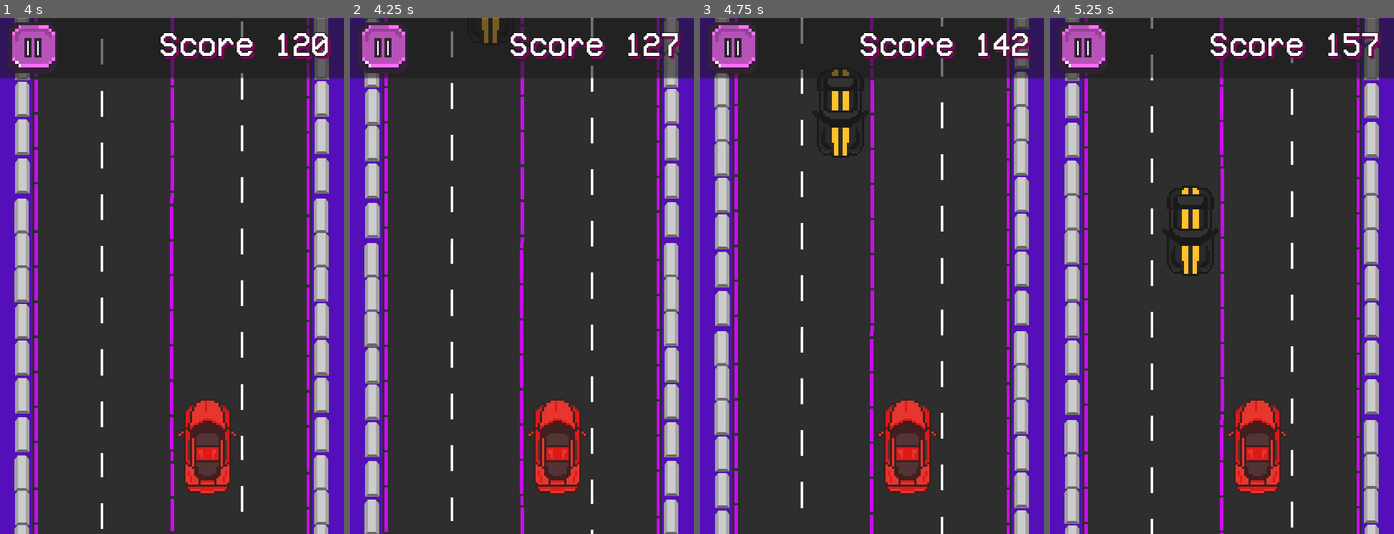
Above: before the commit, frames 1-4 (left to right).
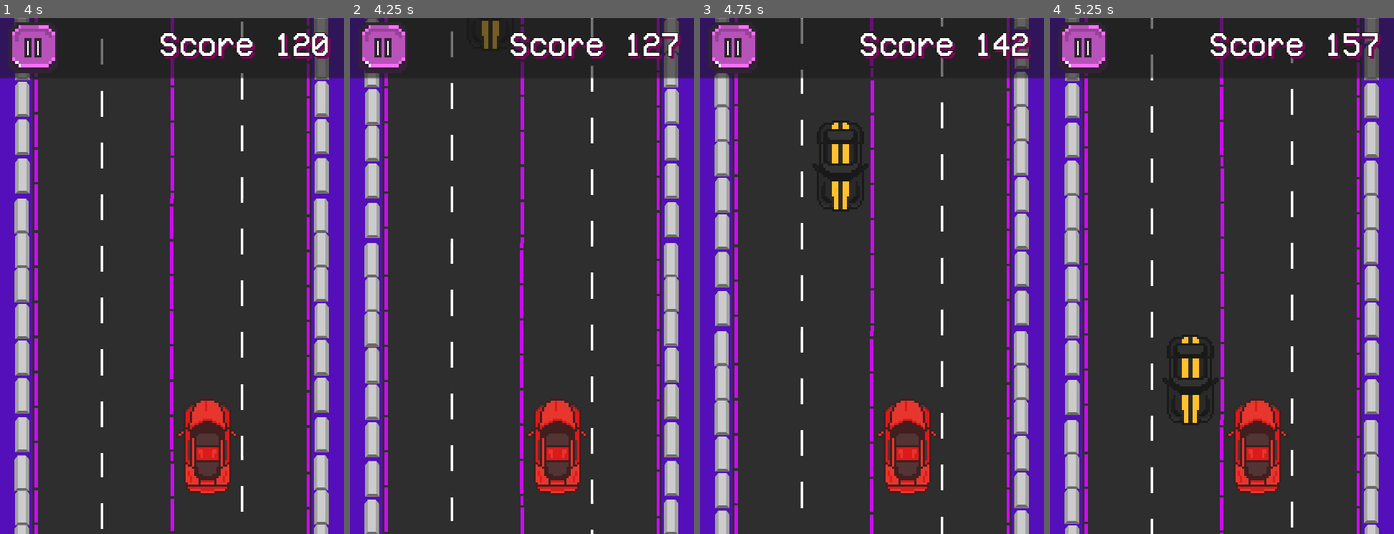
Above: after the commit, the same moments.

Repository: Maxsonin/Race-Game-for-Hackathon
Game: Godot game, scene res://scene/main/main.tscn
The game is run twice, just before and just after one commit, with the same random seed, the same clock (stepped at 60 frames per second) and the same inputs. This scene is started directly instead of the project's main scene.
Inputs:
- Up to frame 1 (4 s): hold D (MoveRight) 0.53-1.28 s; hold A (MoveLeft) 1.28-2.03 s; hold D (MoveRight) 2.03-3.53 s; hold A (MoveLeft) from 3.53 s (still down)
- Up to frame 2 (4.25 s): keep holding A (MoveLeft)
- Up to frame 3 (4.75 s): keep holding A (MoveLeft)
- Up to frame 4 (5.25 s): keep holding A (MoveLeft)

Frame 1 is identical in both runs. In frame 2, less than 0.1% of the frame differs, in the area x 38-44%, y 0-6%; in frame 3, 0.6%; in frame 4, 0.7%, in the area x 38-44%, y 32-79%.

Commit message:
hard

Diff:
--- a/Global/hiscore.cfg
+++ b/Global/hiscore.cfg
@@ -1,3 +1,3 @@
 [game]
 
-hiscore=2725.51
+hiscore=6699.14
--- a/components/move_component.gd
+++ b/components/move_component.gd
@@ -3,10 +3,10 @@
 
 @export var actor: Node2D
 
-var elapsedTime = 0.0
-const INITIAL_SPEED = 100.0
-const SPEED_INCREASE_RATE = 10
-const MAX_SPEED = 2000.0
+var elapsedTime = 0.5
+const INITIAL_SPEED = 50.0
+const SPEED_INCREASE_RATE = 100
+const MAX_SPEED = 9000.0
 var speed = INITIAL_SPEED
 var reachedMaxSpeed = false
 
--- a/obstacles/obstacles_generator.gd
+++ b/obstacles/obstacles_generator.gd
@@ -20,7 +20,7 @@
 
 
 func _process(delta):
-	if int(Global.point) > 0 and int(Global.point) <= 1500 and int(Global.point) % 300 == 0:
+	if int(Global.point) > 0 and int(Global.point) <= 2100 and int(Global.point) % 300 == 0:
 		car_obst_timer.wait_time /= 1.35
 		Global.point+=1
 		sign_obst_timer.wait_time /= 1.35
